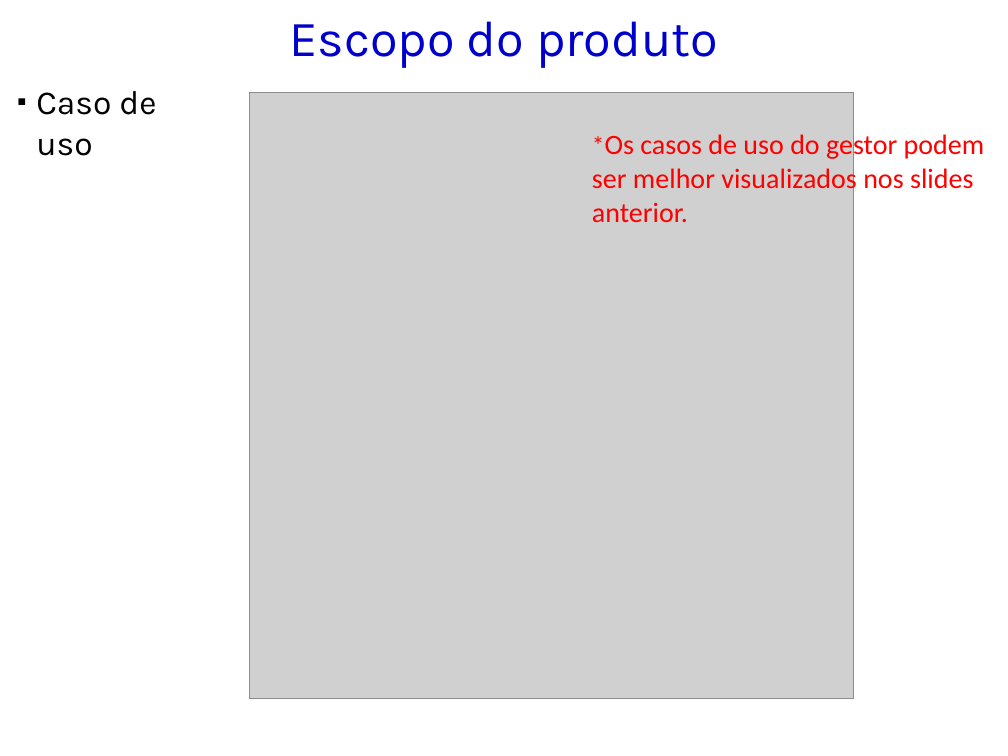
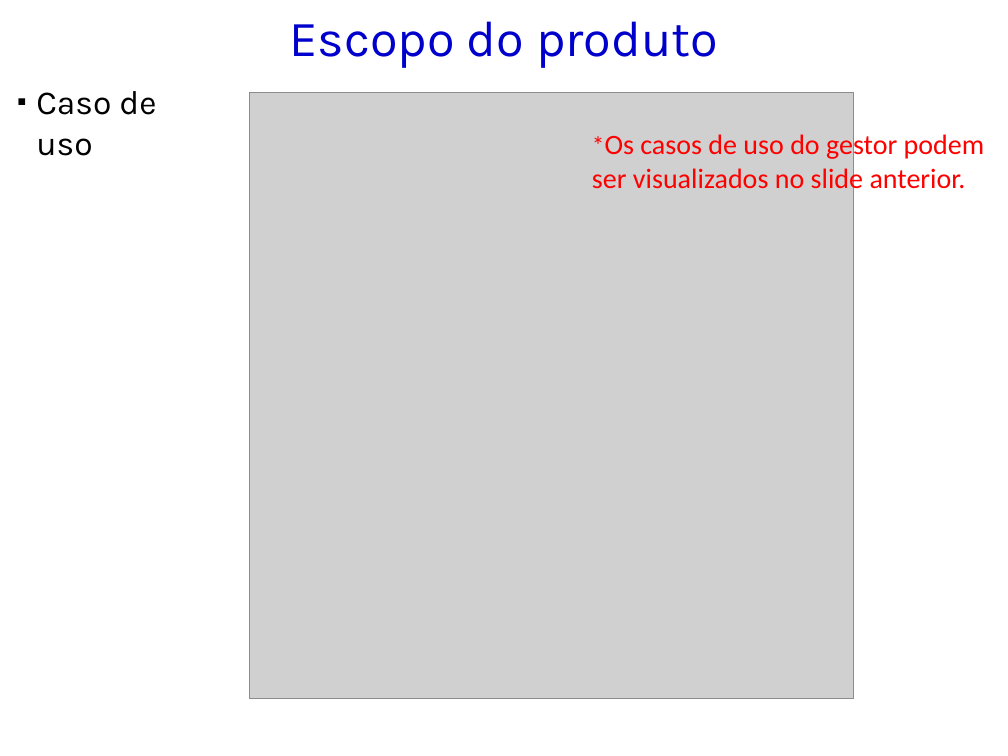
Before and after one commit to kokmz/TCCHUE, a slide deck: slide 13 of GPS_2014_Modelo de Apresentação_Entrega 2.pptx. Drawn at 1008x756 pixels with LibreOffice and Linux fonts; fonts in the diff are those of the drawing; grey boxes stand for pictures; background and template pictures are left out. Boxes give left, top, right and bottom in pixels: in the first picture for what was removed or moved away, otherwise in the second. Text is boxed around its words. In the diff, an @@ line names an element or a change of style, - is before the commit and + after.

```diff
--- a/GPS_2014_Modelo de Apresentação_Entrega 2.pptx
+++ b/GPS_2014_Modelo de Apresentação_Entrega 2.pptx
@@ text at bbox=[592, 131, 985, 195]: text changed @@
-*Os casos de uso do gestor podem ser melhor visualizados nos slides anterior.
+*Os casos de uso do gestor podem ser visualizados no slide anterior.
```
Also in this commit, not shown: 8 other slides changed, 1 slide added, 1 other file.
